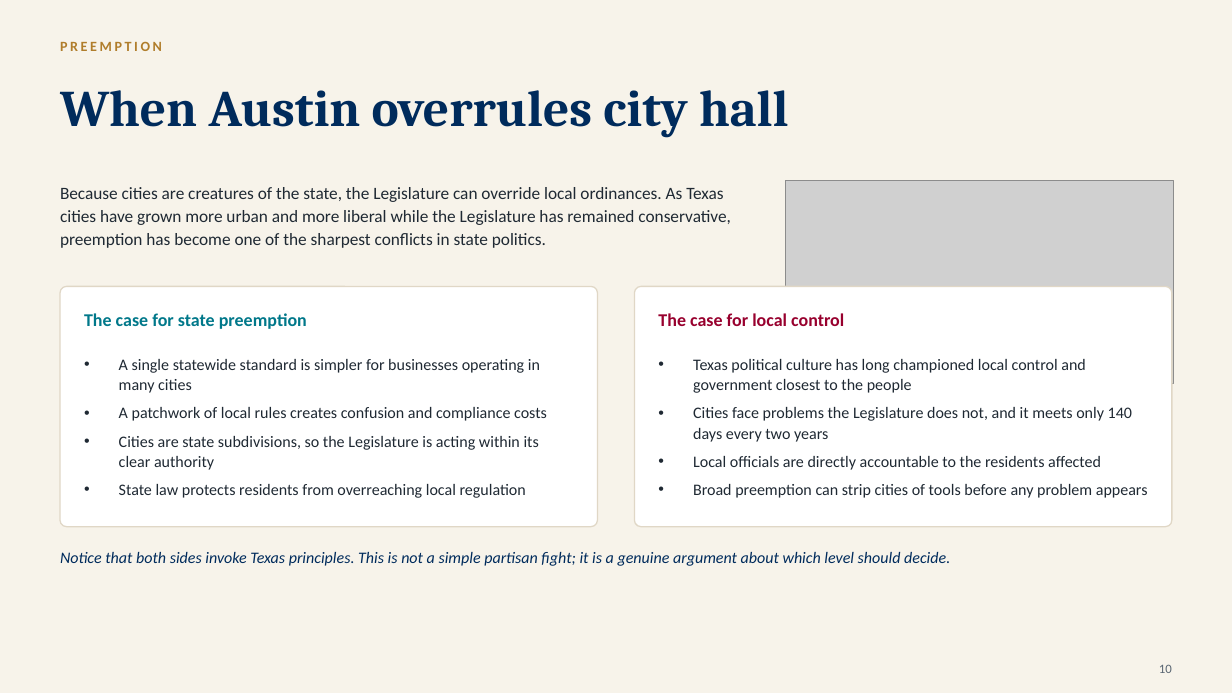
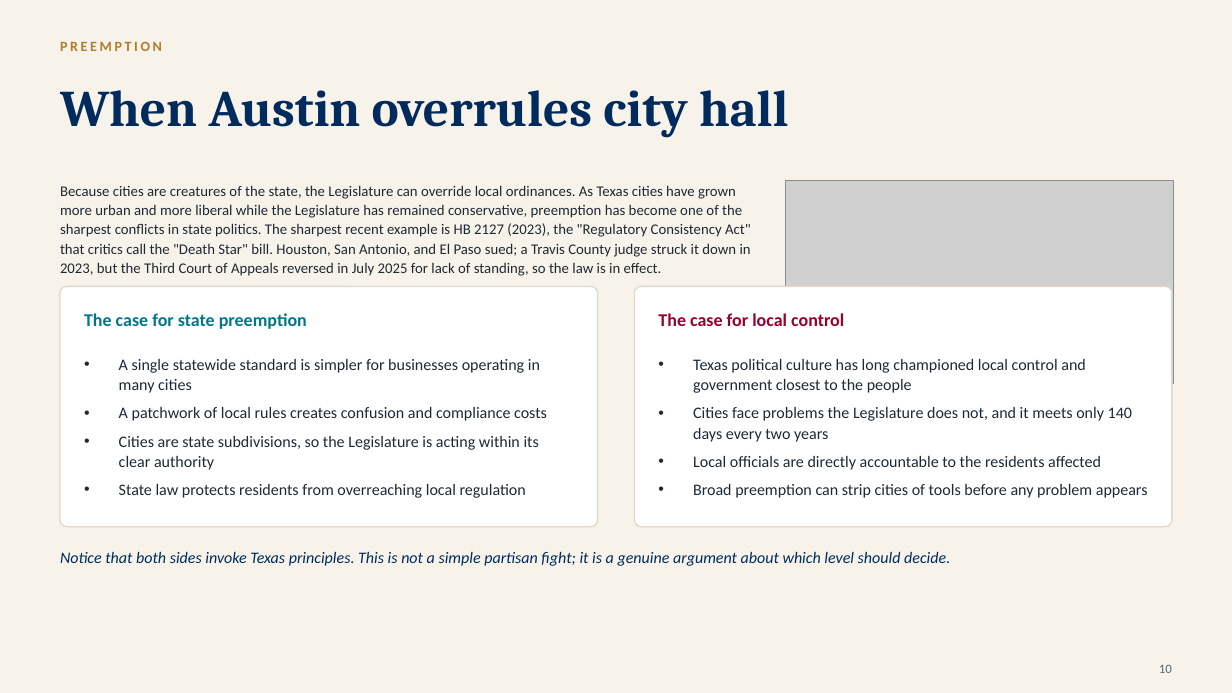
Before and after one commit to ProfessorJaredAlanStewart/texas-govt-modules, a slide deck: slide 11 of slides/Chapter 07 - Local Government (Lecture Deck).pptx. Drawn at 1232x693 pixels with LibreOffice and Linux fonts; fonts in the diff are those of the drawing; grey boxes stand for pictures. Boxes give left, top, right and bottom in pixels: in the first picture for what was removed or moved away, otherwise in the second. Text is boxed around its words. In the diff, an @@ line names an element or a change of style, - is before the commit and + after.

```diff
--- a/slides/Chapter 07 - Local Government (Lecture Deck).pptx
+++ b/slides/Chapter 07 - Local Government (Lecture Deck).pptx
@@ text at bbox=[60, 185, 751, 276]: text changed; size 13.5 to 11.5 pt @@
-Because cities are creatures of the state, the Legislature can override local ordinances. As Texas cities have grown more urban and more liberal while the Legislature has remained conservative, preemption has become one of the sharpest conflicts in state politics.
+Because cities are creatures of the state, the Legislature can override local ordinances. As Texas cities have grown more urban and more liberal while the Legislature has remained conservative, preemption has become one of the sharpest conflicts in state politics. The sharpest recent example is HB 2127 (2023), the "Regulatory Consistency Act" that critics call the "Death Star" bill. Houston, San Antonio, and El Paso sued; a Travis County judge struck it down in 2023, but the Third Court of Appeals reversed in July 2025 for lack of standing, so the law is in effect.
```
Also in this commit, not shown: 3 other slides changed, 58 other files.
